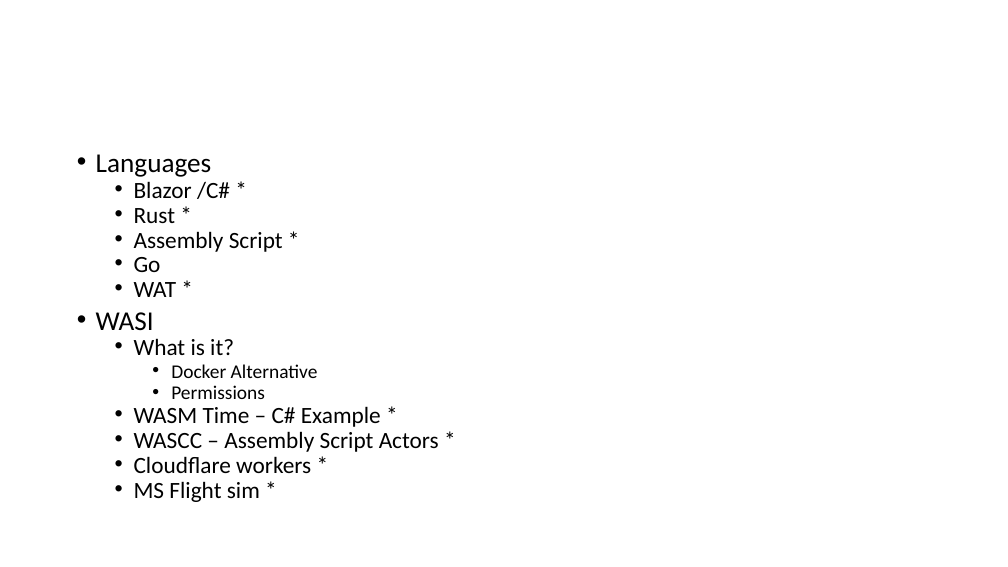
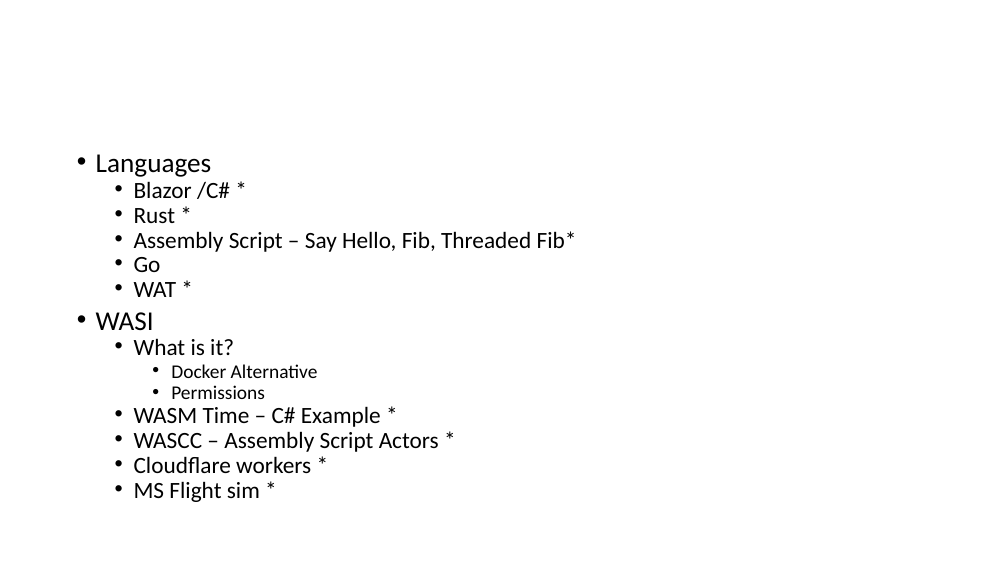
Before and after one commit to beolson/Presentations-WASM, a slide deck: slide 1 of Presentation.pptx. Drawn at 1008x567 pixels with LibreOffice and Linux fonts; fonts in the diff are those of the drawing. Boxes give left, top, right and bottom in pixels: in the first picture for what was removed or moved away, otherwise in the second. Text is boxed around its words. In the diff, an @@ line names an element or a change of style, - is before the commit and + after.

```diff
--- a/Presentation.pptx
+++ b/Presentation.pptx
@@ text at (134, 231, 577, 252): text changed @@
-  • Assembly Script *
+  • Assembly Script – Say Hello, Fib, Threaded Fib*
```
Also in this commit, not shown: 1 slide added, 51 other files.
